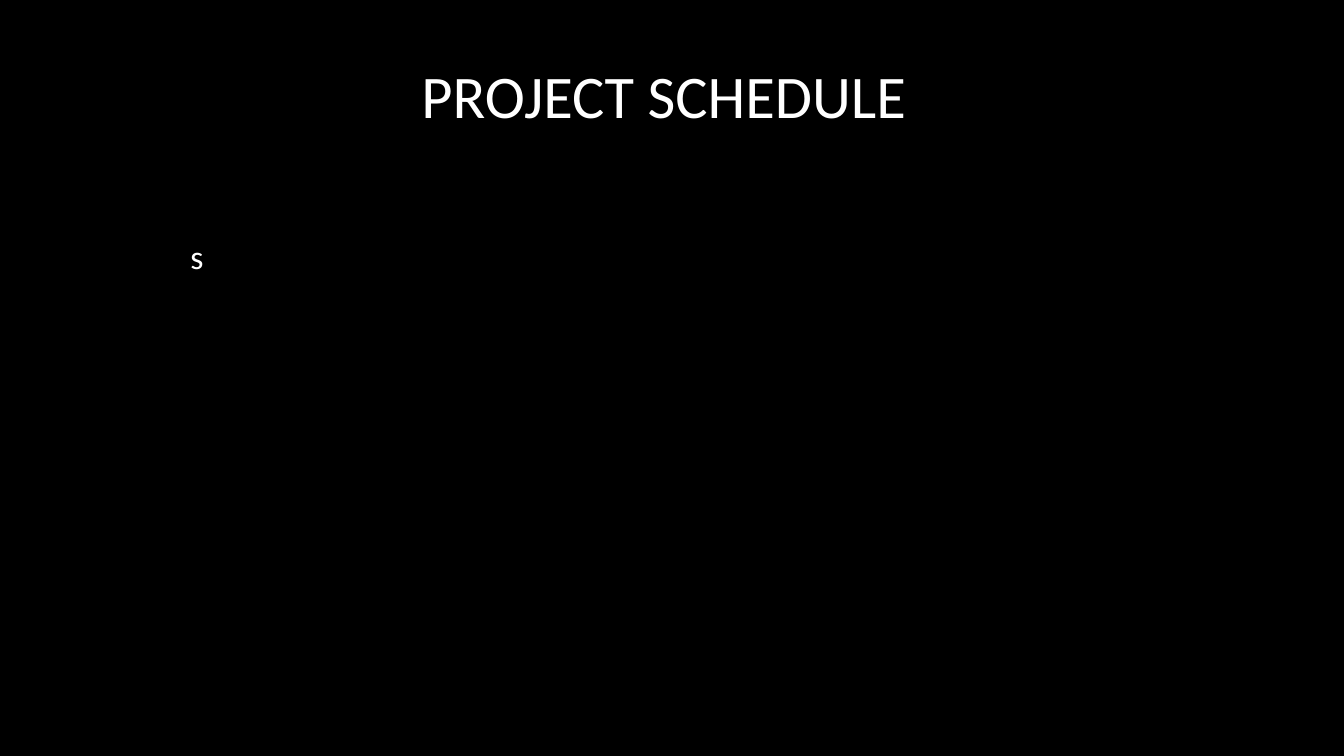
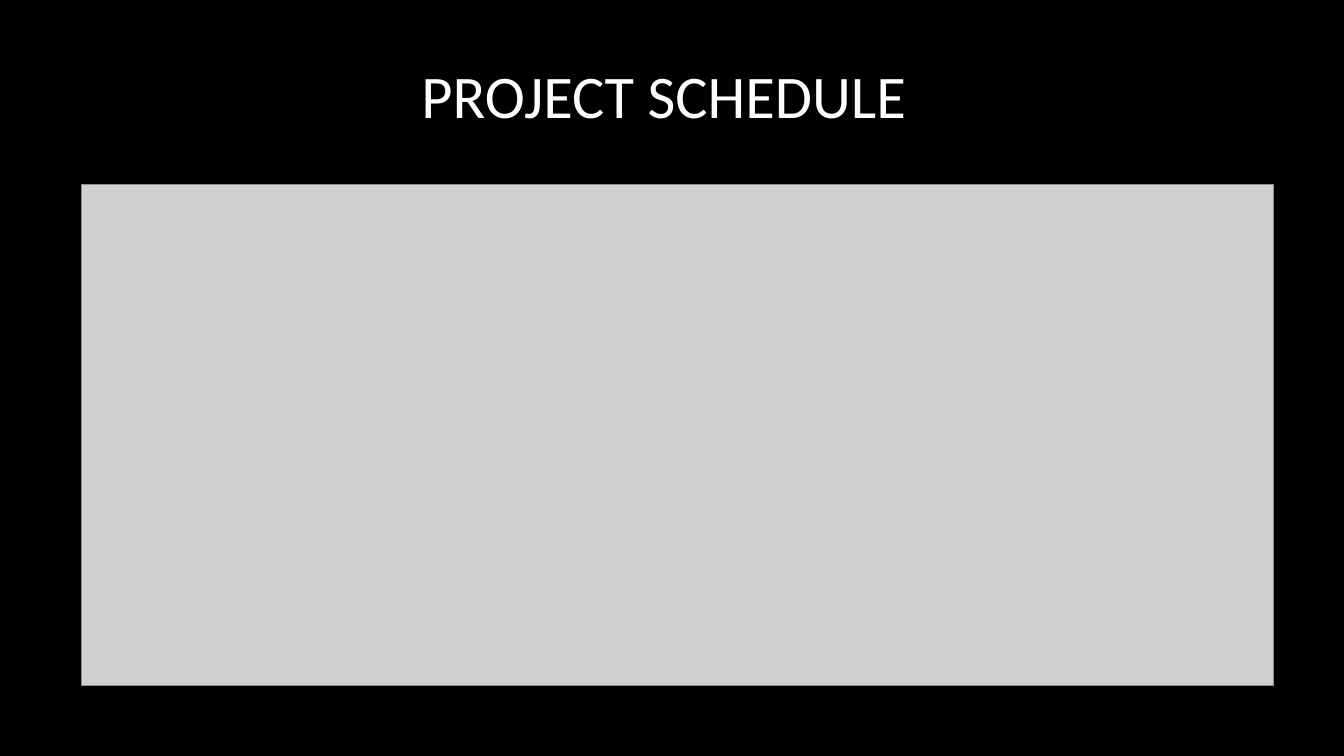
Before and after one commit to ssehra/ssehra.github.io, a slide deck: slide 4 of Prototype lab flow.pptx. Drawn at 1344x756 pixels with LibreOffice and Linux fonts; fonts in the diff are those of the drawing; grey boxes stand for pictures; background and template pictures are left out. Boxes give left, top, right and bottom in pixels: in the first picture for what was removed or moved away, otherwise in the second. Text is boxed around its words. In the diff, an @@ line names an element or a change of style, - is before the commit and + after.

Commit message:
yo

```diff
--- a/Prototype lab flow.pptx
+++ b/Prototype lab flow.pptx
@@ picture added at (82,185,1274,686) @@
@@ text removed at (190,252,203,270) @@
-s
```
